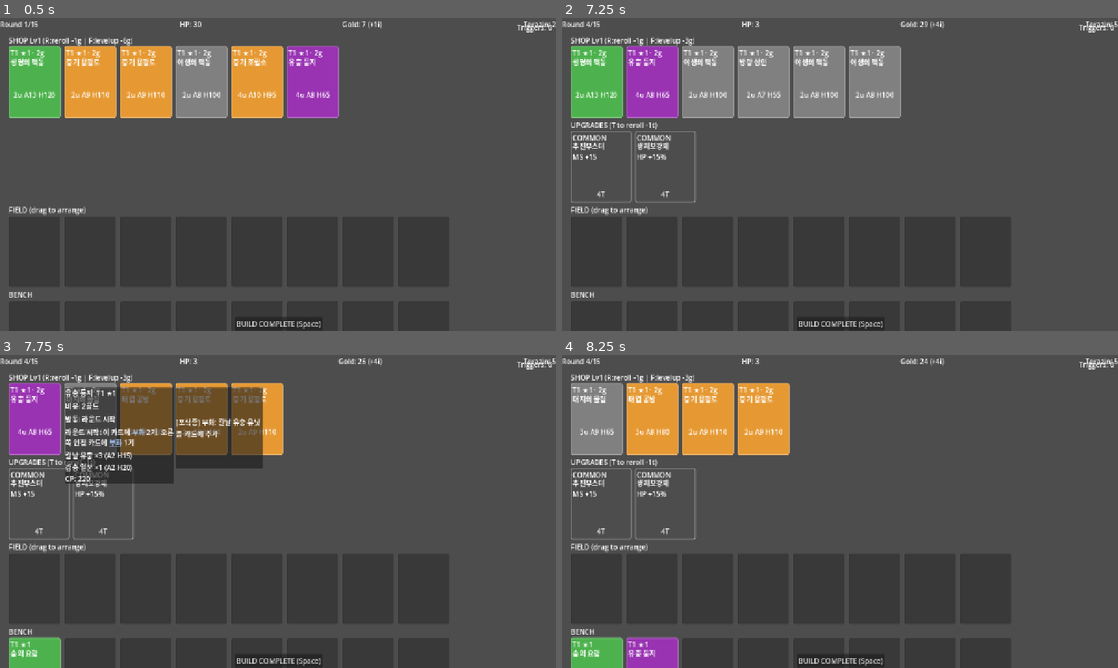
Above: before the commit, frames 1-4 (two rows, left to right).
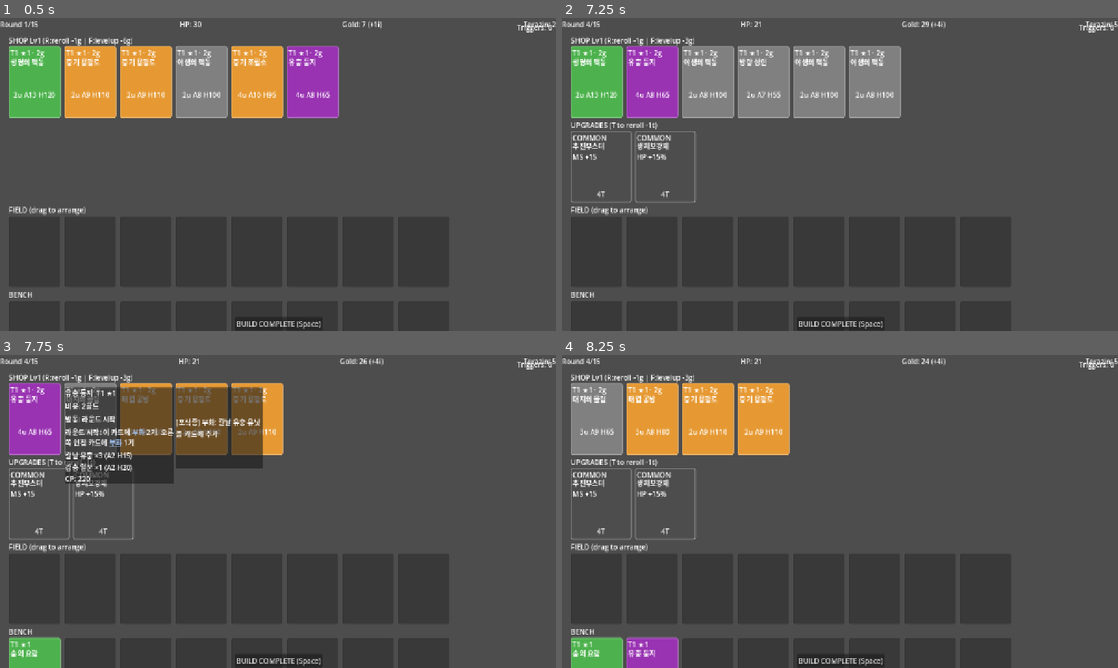
Above: after the commit, the same moments.

Repository: pyb0987/warforge
Game: Godot game, scene res://scenes/main.tscn
The game is run twice, just before and just after one commit, with the same random seed, the same clock (stepped at 60 frames per second) and the same inputs.
Inputs (mouse positions are in pixels of both pictures, inside the frame that each line leads up to):
- Up to frame 1 (0.5 s): no input
- Up to frame 2 (7.25 s): click "BUILD COMPLETE (Space)" at 0.5 s; tap Enter at 1.25, 3.5, 5.75 s; move the mouse to (962, 158) at 1.27 s; hold Shift 1.28-2 s; click (962, 158) at 1.42 s; tap Space at 1.52, 2, 4.25, 6.02, 6.5 s; drag from (728, 190) to (812, 237) at 2.02 s; click "BUILD COMPLETE (Space)" at 2.75 s; move the mouse to (895, 105) at 3.52 s; tap Ctrl at 3.6 s; click (895, 105) at 3.67 s; drag from (812, 237) to (673, 127) at 4.27 s; click "BUILD COMPLETE (Space)" at 5 s; move the mouse to (1006, 221) at 5.77 s; tap 2 at 5.85 s; click (1006, 221) at 5.92 s; drag from (673, 127) to (756, 96) at 6.52 s
- Up to frame 3 (7.75 s): move the mouse to (33, 417) at 7.27 s; tap R at 7.35 s; click (33, 417) at 7.42 s
- Up to frame 4 (8.25 s): drag from (595, 417) to (728, 527) at 8.02 s

Frame 1 is identical in both runs. In frame 2, 0.1% of the frame differs, in the area x 32-69%, y 1-4%; in frame 3, 0.1%; in frame 4, 0.1%.

Commit message:
feat(combat): 패배 데미지 라운드 배수 적용 (R1=0.2 → R15=1.2)
GameState.compute_defeat_damage(round_num, enemy_survived) 신규 정적 함수.
damage = ceil(enemy × (18 + 10×round_num) / 140) — 정수 연산으로 float 오차 회피.
배수: R1=0.2 → R15=1.2 선형. 초반 의도적 패배 전략(방랑상인 등) 허용,
후반 도박 강하게 처벌.

ceil이 enemy ≥ 1에서 자동으로 최소 1 데미지 보장 (공짜 패배 방지).

호출지 3곳 교체:
- godot/sim/headless_runner.gd (autoresearch 시뮬)
- godot/sim/diagnostic_game.gd (진단 도구)
- godot/scripts/game/game_manager.gd (실게임)

GUT 테스트 7개 신규: 배수 검증(R1/R8/R15), ceil, min 1 경계, monotonic.
전체 914/914 통과.

Diff:
--- a/godot/core/game_state.gd
+++ b/godot/core/game_state.gd
@@ -287,3 +287,14 @@
 		"board": return board
 		"bench": return bench
 	return []
+
+
+## 패배 시 플레이어 HP 데미지 = ceil(enemy_survived × 배수).
+## 배수: R1=0.2 → R15=1.2 선형 증가, step = 1/14.
+## 초반 라운드(방랑상인 등) 의도적 패배 전략 허용, 후반 도박 강하게 처벌.
+## 정수 연산으로 float 오차 회피: multiplier = (18 + 10×round_num) / 140.
+## enemy_survived ≥ 1 이면 ceil이 자동으로 최소 1 데미지 보장 (공짜 패배 방지).
+static func compute_defeat_damage(round_num: int, enemy_survived: int) -> int:
+	var numerator: int = enemy_survived * (18 + 10 * round_num)
+	var denominator: int = 140
+	return (numerator + denominator - 1) / denominator
--- a/godot/scripts/game/game_manager.gd
+++ b/godot/scripts/game/game_manager.gd
@@ -385,10 +385,10 @@
 
 		print("[Settlement] Victory bonus: +%dg" % gold_change)
 	else:
-		var damage: int = result.get("enemy_survived", 1)
+		var damage: int = GameState.compute_defeat_damage(game_state.round_num, result.get("enemy_survived", 1))
 		hp_change = -damage
 		game_state.hp -= damage
-		print("[Settlement] Took %d damage (enemy survived), HP=%d" % [damage, game_state.hp])
+		print("[Settlement] Took %d damage (enemy survived ×R%d 배수), HP=%d" % [damage, game_state.round_num, game_state.hp])
 
 	# Apply POST_COMBAT effects (패배 성장 등)
 	var post := _apply_post_combat_effects(won)
--- a/godot/sim/diagnostic_game.gd
+++ b/godot/sim/diagnostic_game.gd
@@ -276,7 +276,7 @@
 			state.gold += BossReward.get_settlement_gold_bonus(state, true)
 			state.terazin += BossReward.get_settlement_terazin_bonus(state, true)
 		else:
-			state.hp -= result.get("enemy_survived", 1)
+			state.hp -= GameState.compute_defeat_damage(round_num, result.get("enemy_survived", 1))
 
 		var inc: int = genome.economy.base_income[round_num - 1]
 		var interest: int = mini(state.gold / 5 * genome.economy.interest_per_5g,
--- a/godot/sim/headless_runner.gd
+++ b/godot/sim/headless_runner.gd
@@ -281,7 +281,7 @@
 		if won:
 			state.gold += 1  # Win bonus
 		else:
-			var damage: int = combat_result.get("enemy_survived", 1)
+			var damage: int = GameState.compute_defeat_damage(round_num, combat_result.get("enemy_survived", 1))
 			state.hp -= damage
 
 		# Income from genome
--- a/godot/tests/test_game_economy.gd
+++ b/godot/tests/test_game_economy.gd
@@ -117,14 +117,54 @@
 
 
 # ================================================================
-# HP 데미지 (패배 시 적 생존 유닛 수)
-# ================================================================
-
-func test_hp_damage_equals_enemy_survived() -> void:
+# HP 데미지 (패배 시 라운드 배수 × 적 생존 유닛 수, ceil)
+# 배수: R1=0.2 → R15=1.2 선형 증가
+# ================================================================
+
+func test_defeat_damage_r1_multiplier_02() -> void:
+	# R1 배수 0.2: enemy=5 → 1.0 → ceil 1, enemy=10 → 2.0 → ceil 2
+	assert_eq(GameState.compute_defeat_damage(1, 5), 1, "R1 × 5유닛 = 1 데미지")
+	assert_eq(GameState.compute_defeat_damage(1, 10), 2, "R1 × 10유닛 = 2 데미지")
+
+
+func test_defeat_damage_r8_multiplier_07() -> void:
+	# R8 배수 0.7: enemy=10 → 7.0 → ceil 7, enemy=14 → 9.8 → ceil 10
+	assert_eq(GameState.compute_defeat_damage(8, 10), 7, "R8 × 10유닛 = 7 데미지")
+	assert_eq(GameState.compute_defeat_damage(8, 14), 10, "R8 × 14유닛 = 10 데미지 (9.8 ceil)")
+
+
+func test_defeat_damage_r15_multiplier_12() -> void:
+	# R15 배수 1.2: enemy=5 → 6.0 → ceil 6, enemy=10 → 12.0 → ceil 12
+	assert_eq(GameState.compute_defeat_damage(15, 5), 6, "R15 × 5유닛 = 6 데미지")
+	assert_eq(GameState.compute_defeat_damage(15, 10), 12, "R15 × 10유닛 = 12 데미지")
+
+
+func test_defeat_damage_ceil_rounds_up() -> void:
+	# R1 enemy=3: 0.6 → ceil 1 (공짜 패배 방지)
+	assert_eq(GameState.compute_defeat_damage(1, 3), 1, "R1 × 3유닛 = 0.6 ceil = 1")
+
+
+func test_defeat_damage_min_1_boundary() -> void:
+	# 어떤 라운드든 enemy≥1이면 데미지≥1 (ceil의 자동 보장)
+	assert_eq(GameState.compute_defeat_damage(1, 1), 1, "R1 × 1유닛 = 0.2 ceil = 1 (공짜 패배 불가)")
+
+
+func test_defeat_damage_monotonic_round() -> void:
+	# enemy 고정 시 round_num 증가 → damage 비감소
+	var prev: int = 0
+	for r: int in range(1, Enums.MAX_ROUNDS + 1):
+		var dmg: int = GameState.compute_defeat_damage(r, 10)
+		assert_true(dmg >= prev, "R%d 데미지(%d) >= R%d 데미지(%d)" % [r, dmg, r - 1, prev])
+		prev = dmg
+
+
+func test_defeat_damage_applied_to_hp() -> void:
+	# 통합: state.hp 차감 흐름
 	_state.hp = 30
-	var enemy_survived: int = 5
-	_state.hp -= enemy_survived
-	assert_eq(_state.hp, 25, "30 - 5 = 25")
+	_state.round_num = 1
+	var dmg: int = GameState.compute_defeat_damage(_state.round_num, 5)
+	_state.hp -= dmg
+	assert_eq(_state.hp, 29, "R1 패배 적5 → 30-1=29")
 
 
 func test_hp_damage_can_go_negative() -> void:
